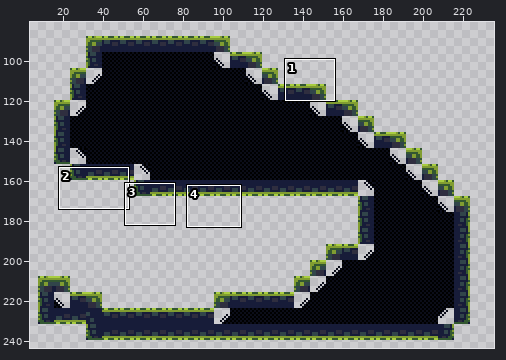
Edited in one commit: sprite sheet (levels/World1/simplified/Level_1/IntGrid.png). The first picture is a wide view before the edit; the outline marks the close-up.
Close-up. As it was:
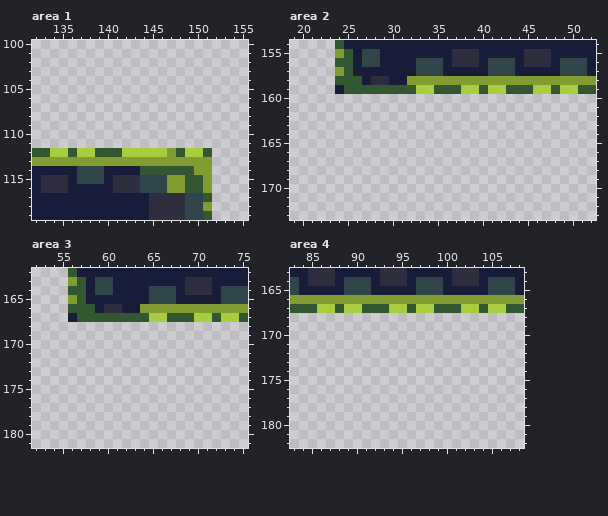
The file is 256x256 pixels. Shown: area 1: x 132..155, y 100..119; area 2: x 19..52, y 154..173; area 3: x 52..75, y 162..181; area 4: x 83..108, y 163..182. The wide view leaves out empty margins. The commit also changed other parts of the picture, which this record leaves out.
New version:
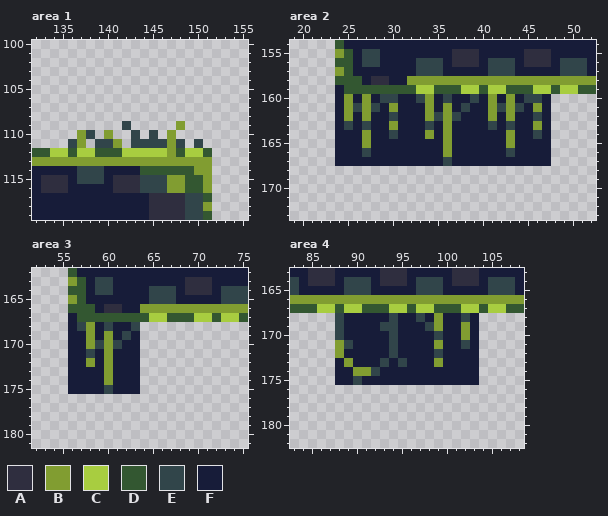
Palette (. is transparent): A #2f2e3f  B #819d31  C #a8cd40  D #335731  E #31454a  F #171c39
Change:
Changed rows in their new state; - is an unchanged pixel.
Area 1:
first column x 136:
109 ------E-----B--
110 -BE-B--E-E-B---
111 EB-EEB-EEEEBE-E
Area 2:
first column x 24:
160 FBFBFEEFFEBFEFFEFBFBFEEF
161 FBEBEFBFFFBFBFEFFBEBEFBF
162 FBFBFFEFFFBEBEFFFBFBFFEF
163 FEFEFFBFFFEFBFFFFEFEFFBF
164 FFFBFFEFFFBFBFFFFFFBFFEF
165 FFFBFFFFFFFFBFFFFFFBFFFF
166 FFFEFFFFFFFFBFFFFFFEFFFF
167 FFFFFFFFFFFFEFFFFFFFFFFF
Area 3:
first column x 56:
168 FEBFEFFE
169 FFBFBFEF
170 FFBEBEFF
171 FFEFBFFF
172 FFBFBFFF
173 FFFFBFFF
174 FFFFBFFF
175 FFFFEFFF
Area 4:
first column x 88:
168 EFFFFFEFFEFBFFEF
169 EFFFFEEFFFEBFFBF
170 EFFFFFEFFFFEFFBF
171 BEFFFFEFFFFBFFEF
172 BFFFFFEFFFFEFFFF
173 FBFFFEFEFFFBFFFF
174 FFBBEFFFFFFFFFFF
175 FFEFFFFFFFFFFFFF
Boxes around the changes in both close-ups, in picture pixels (x1, y1, x2, y2):
added: (68, 121, 203, 148)
added: (335, 94, 551, 166)
added: (68, 322, 140, 394)
added: (335, 313, 479, 385)
